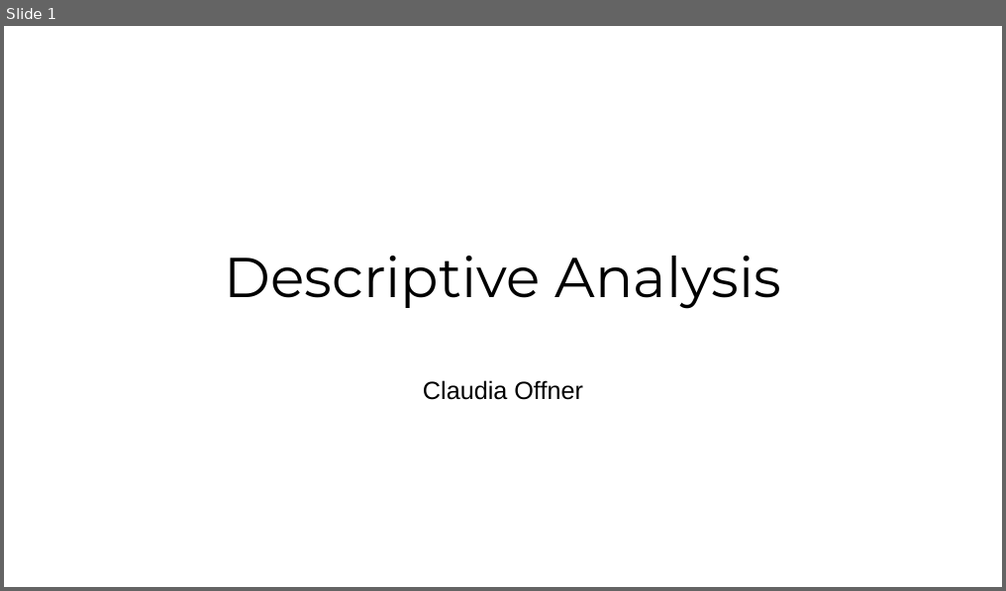
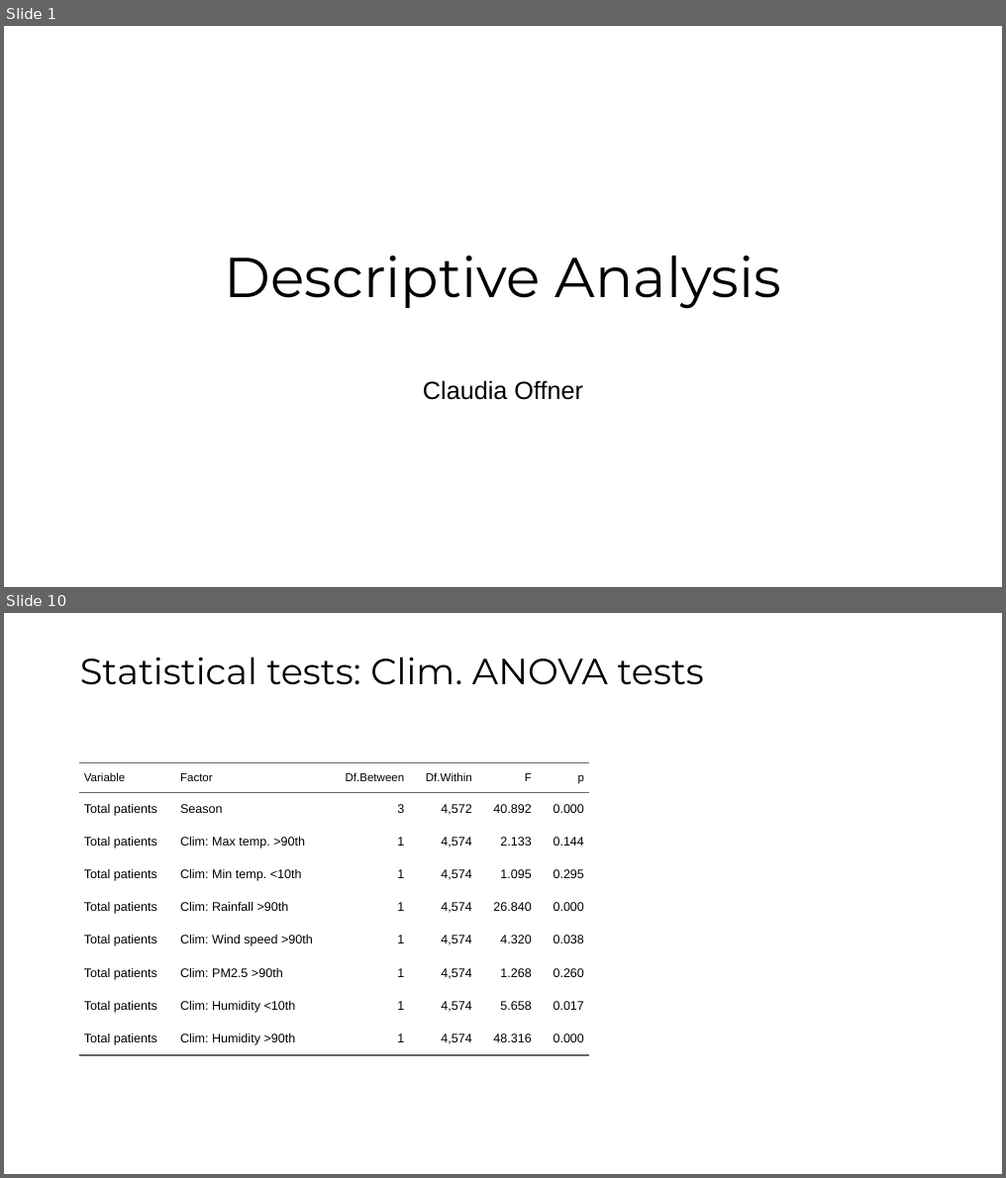
Before and after one commit to Claudia-Offner/hisp-climate-health-forecast, a slide deck: 1_Data/HISP_Himachal_Pradesh/- Reporting/PPT_Desc_Outputs.pptx. Shown one above the other, each under a label of ours: slide 1 before the commit, slides 1 and 10 after it; the slides between them are not shown. The pictures are 1006x591 and 1006x1178 pixels, drawn with LibreOffice and Linux fonts; fonts in the diff are those of the drawing. Boxes give left, top, right and bottom in pixels: in the first picture for what was removed or moved away, otherwise in the second. Text is boxed around its words. In the diff, an @@ line names an element or a change of style, - is before the commit and + after.

```diff
--- a/1_Data/HISP_Himachal_Pradesh/- Reporting/PPT_Desc_Outputs.pptx
+++ b/1_Data/HISP_Himachal_Pradesh/- Reporting/PPT_Desc_Outputs.pptx
@@ slide 10 added at [4, 613, 1002, 1174], background #FFFFFF @@
@@ title added at [80, 657, 704, 685], 35 pt, text #000000 @@
+Statistical tests: Clim. ANOVA tests
@@ table added at [79, 762, 589, 1174], 9 rows, 6 columns @@
+Variable | Factor | Df.Between | Df.Within | F | p
+Total patients | Season | 3 | 4,572 | 40.892 | 0.000
+Total patients | Clim: Max temp. >90th | 1 | 4,574 | 2.133 | 0.144
+Total patients | Clim: Min temp. <10th | 1 | 4,574 | 1.095 | 0.295
+Total patients | Clim: Rainfall >90th | 1 | 4,574 | 26.840 | 0.000
+Total patients | Clim: Wind speed >90th | 1 | 4,574 | 4.320 | 0.038
+Total patients | Clim: PM2.5 >90th | 1 | 4,574 | 1.268 | 0.260
+Total patients | Clim: Humidity <10th | 1 | 4,574 | 5.658 | 0.017
+Total patients | Clim: Humidity >90th | 1 | 4,574 | 48.316 | 0.000
```
Also in this commit, not shown: 3 slides changed, 6 other slides added, 2 slides removed, 25 other files.
